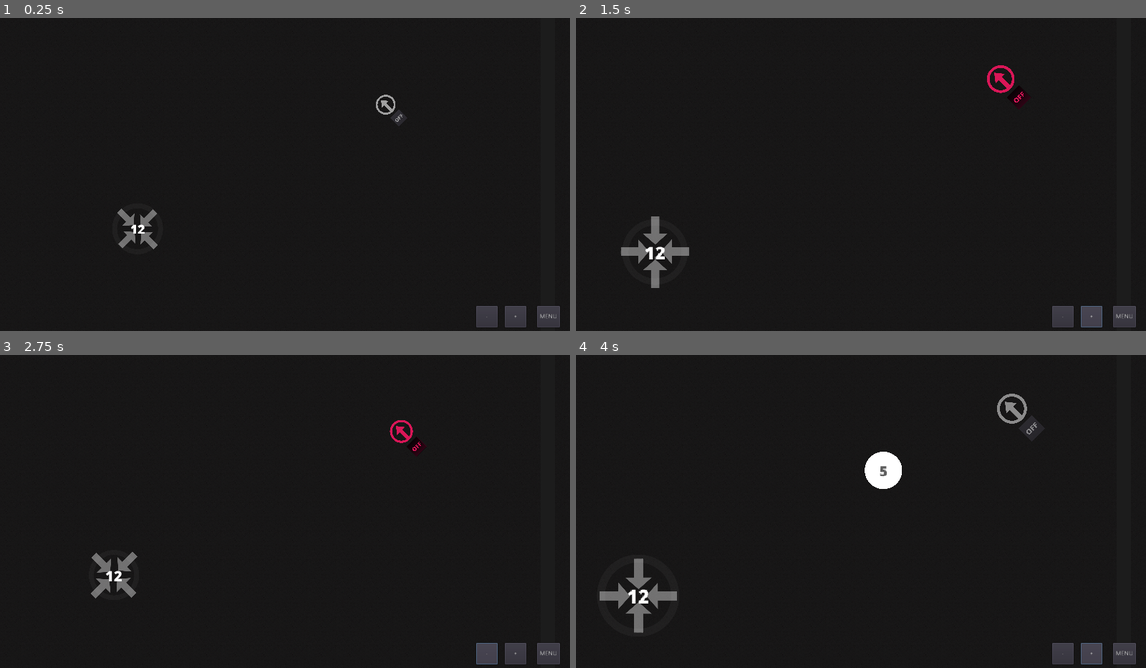
Above: before the commit, frames 1-4 (two rows, left to right).
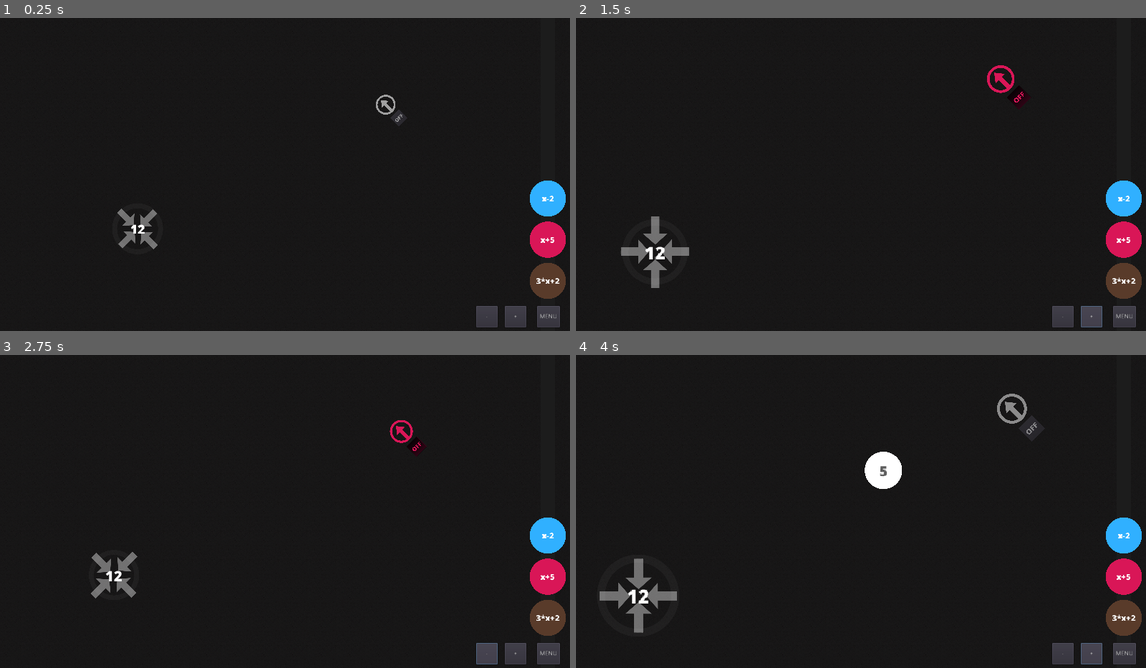
Above: after the commit, the same moments.

Repository: Masonzk/2023TSAVGDSOURCE
Game: Godot game, scene res://Scenes/Levels/1.tscn
Same seed, same stepped clock (60 frames per second), same inputs: the game is played once before the commit and once after it. This scene is started directly instead of the project's main scene.
Inputs:
- Up to frame 1 (0.25 s): no input
- Up to frame 2 (1.5 s): click "OFF" at 0.5 s; click "+" at 1.25 s
- Up to frame 3 (2.75 s): click "-" at 2 s
- Up to frame 4 (4 s): click "OFF" at 2.75 s; click "+" at 3.5 s

The runs differ from the first frame. In frame 1, 1.7% of the frame differs, in the area x 92-100%, y 51-90%; in frame 2, 1.7%; in frame 3, 1.7%; in frame 4, 1.7%.

Commit message:
test1

Diff:
--- a/Scenes/Levels/1.tscn
+++ b/Scenes/Levels/1.tscn
@@ -3,3 +3,4 @@
 [ext_resource path="res://Scenes/Levels/Base.tscn" type="PackedScene" id=1]
 
 [node name="1" instance=ExtResource( 1 )]
+expressions = [ "3*x+2", "x+5", "x-2" ]
